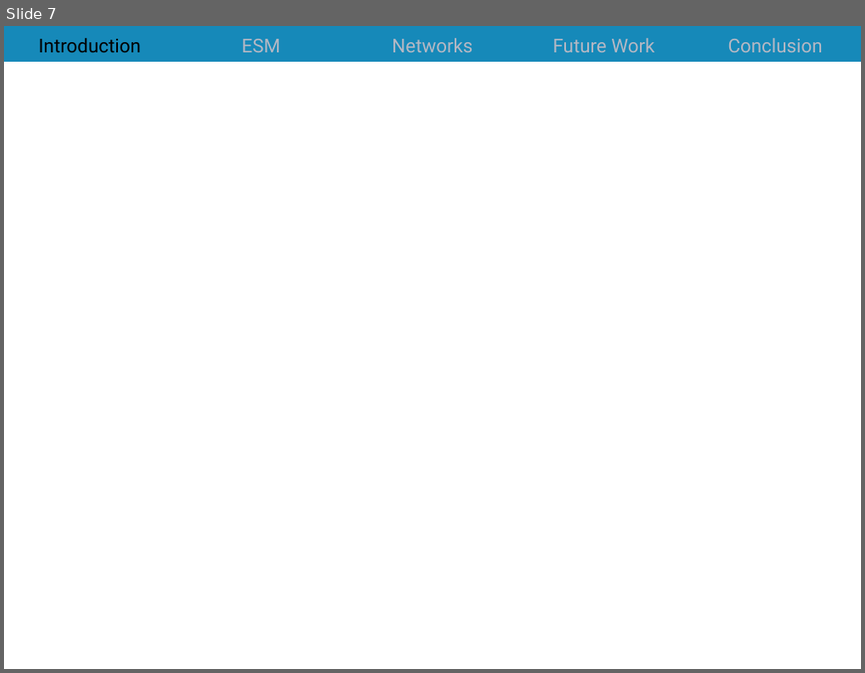
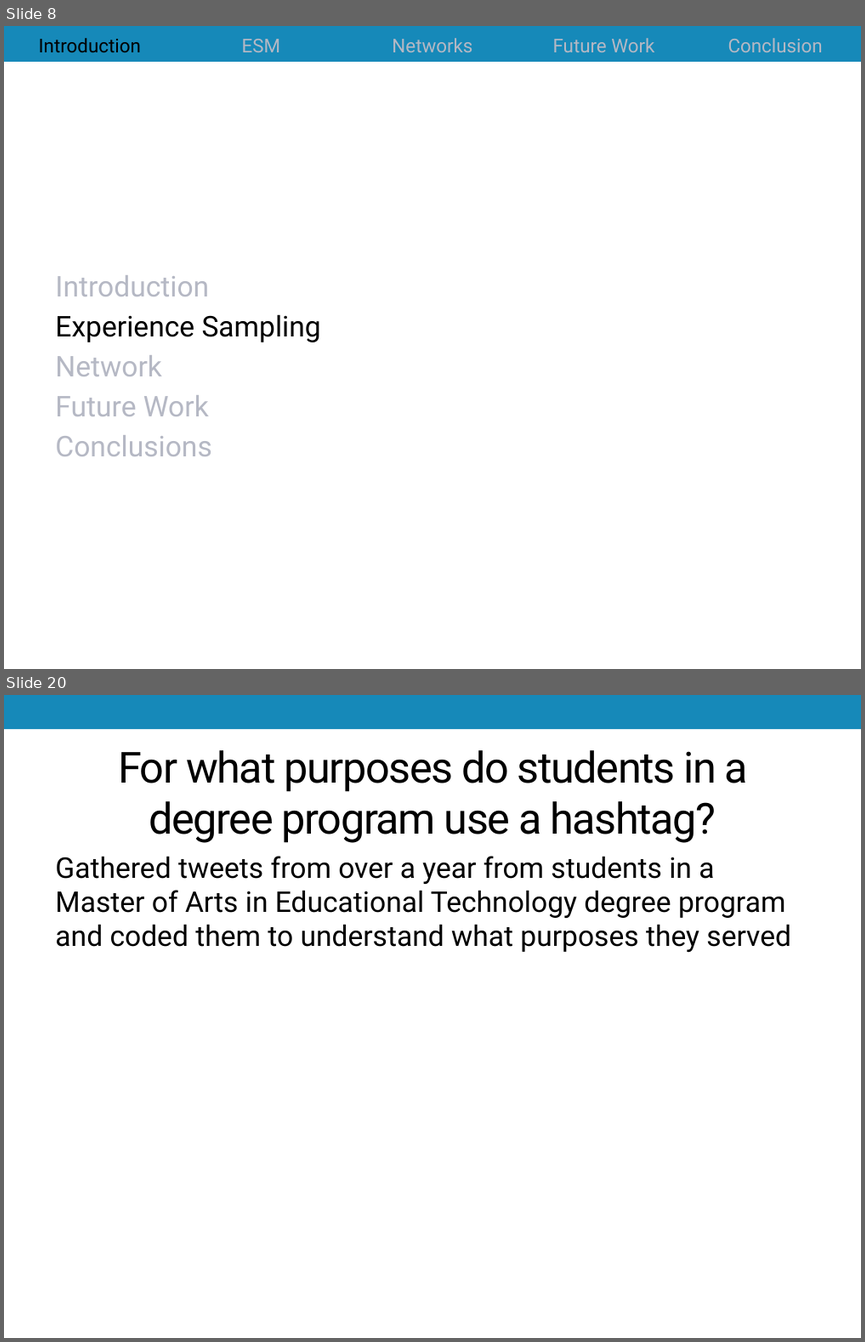
Before and after one commit to jrosen48/job-talk, a slide deck: 2018-1-15-Rosenberg-UT-Knoxville-talk.pptx. Shown one above the other, each under a label of ours: slide 7 before the commit, slides 8 and 20 after it; the slides between them are not shown. The pictures are 865x673 and 865x1342 pixels, drawn with LibreOffice and Linux fonts; fonts in the diff are those of the drawing. Boxes give left, top, right and bottom in pixels: in the first picture for what was removed or moved away, otherwise in the second. Text is boxed around its words. In the diff, an @@ line names an element or a change of style, - is before the commit and + after.

```diff
--- a/2018-1-15-Rosenberg-UT-Knoxville-talk.pptx
+++ b/2018-1-15-Rosenberg-UT-Knoxville-talk.pptx
@@ slide 20 added at [4, 695, 861, 1338], background #FFFFFF; not listed: 1 template element that a slide beside it also shows @@
@@ title added at [118, 750, 748, 843], 36 pt, text #000000 @@
+For what purposes do students in a degree program use a hashtag?
@@ text added at [55, 856, 791, 952], 24 pt, text #000000 @@
+Gathered tweets from over a year from students in a Master of Arts in Educational Technology degree program and coded them to understand what purposes they served
@@ what was slide 7 is now slide 8 @@
@@ slide 8 changed as well @@
@@ text added at [55, 38, 654, 376], 24 pt, text #B5B8C4 @@
+Introduction
+Experience Sampling
+Network
+Future Work
+Conclusions
```
Also in this commit, not shown: 1 other slide changed, 33 other slides added, 2 slides removed, 1 other file.
